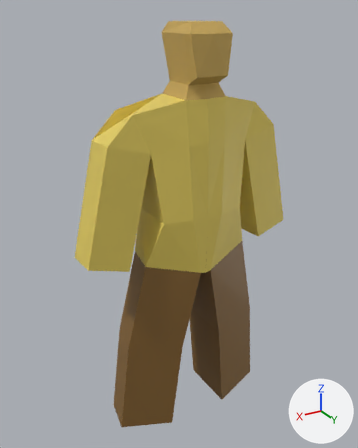
One commit to the Blender file public/models/people.blend: the scene before it, then after it.
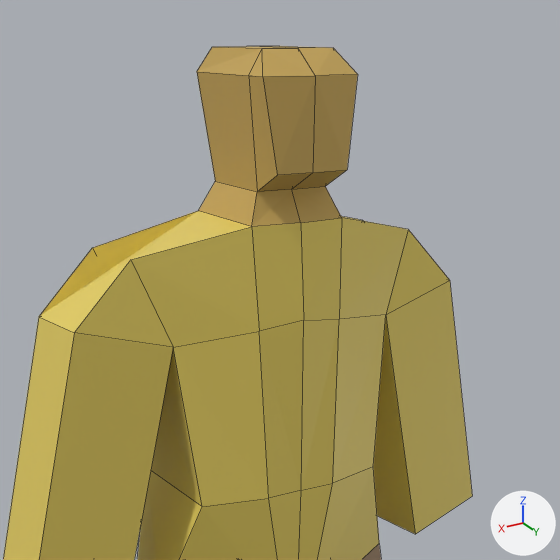
The first picture shows the older version from a 50 mm camera at (0.479, 0.759, 0.348) aimed at (0.01, -0.024, -0.043). The close-ups show both versions on the part from 21% to 90% of the width and 0% to 55% of the height of that picture. Every picture has the same lights, and +X, +Y and +Z are marked at lower right. The close-ups show mesh edges as thin lines.
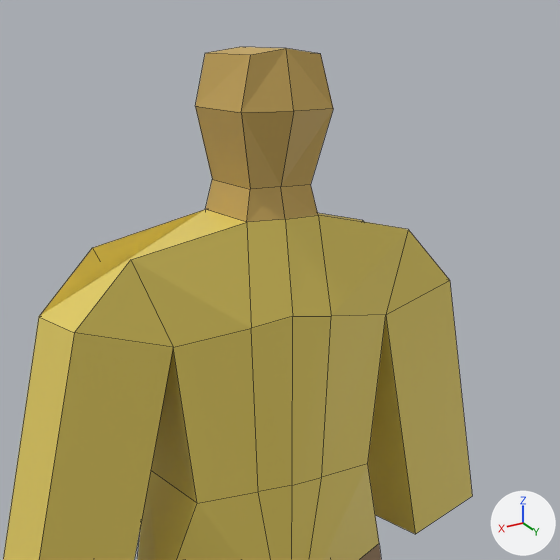
Where the change shows, as pixel boxes [x1, y1, x2, y2] in the close-ups (560 x 560 px):
'Cube', reshaped
    before: [3, 46, 472, 560]
    after: [3, 47, 472, 560]
part 1 of me_cube, cut back
    before: [66, 46, 393, 560]
    after: [66, 47, 393, 560]

Edits to the bpy script that builds the scene:
```text
Change me_cube:
    used by ob_cube; location = (0.0, 0.0, 0.0); scale = (0.1, 0.1, 0.1)
    remove me_cube.from_pydata(...)  # 54 vertices, 51 faces; spans x -0.01..2.25, y -0.74..0.67, z -4.79..3.32
    add me_cube.from_pydata(...)  # 50 vertices, 45 faces; spans x -0.01..2.25, y -0.74..0.52, z -4.79..3.32
    me_cube part 1
    5 vertices are removed from x 0.0..0.4, y 0.45..0.67, z 2.5..3.32
    11 faces are deleted
    3 vertices in x 0.0..0.84, y 0.48..0.6, z -1.17..-0.01 move by (0.0, -0.08, 0.0)
    3 vertices in x 0.0..0.31, y 0.4..0.62, z 0.0..2.35 move by (0.0, -0.15, 0.0)
    15 vertices move from x 0.0..0.4, y -0.41..0.67, z 0.0..3.32 to x 0.0..0.4, y -0.44..0.49, z 0.0..3.32
    1 vertex is added at (0.3, 0.3, 3.28)
    1 new face joins them
    4 new faces join them, mat_face (yellow #cbaa59)
```
